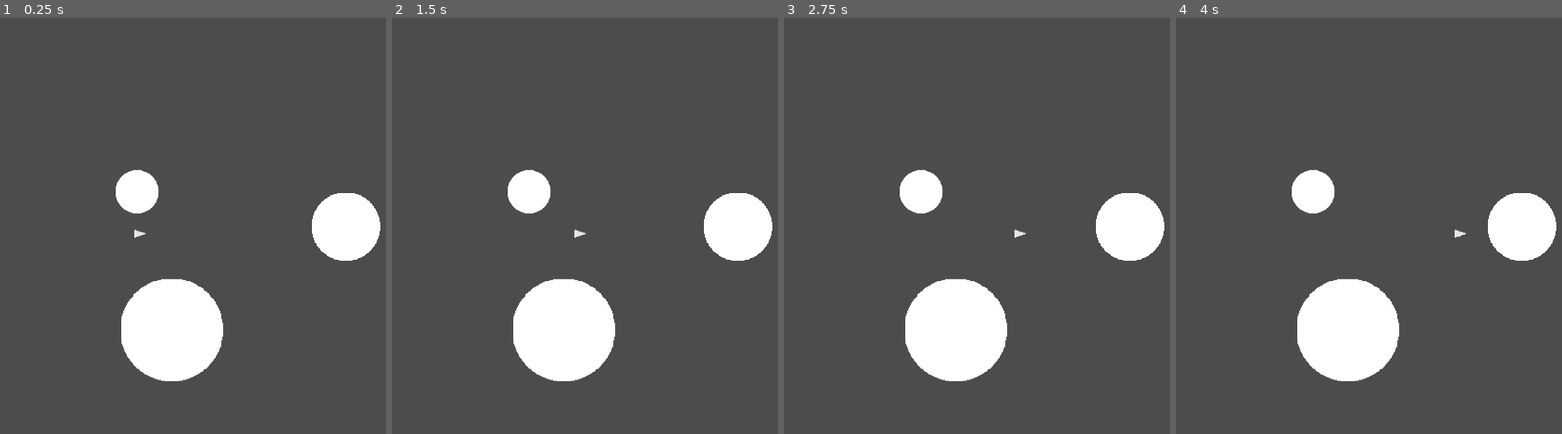
Above: before the commit, frames 1-4 (left to right).
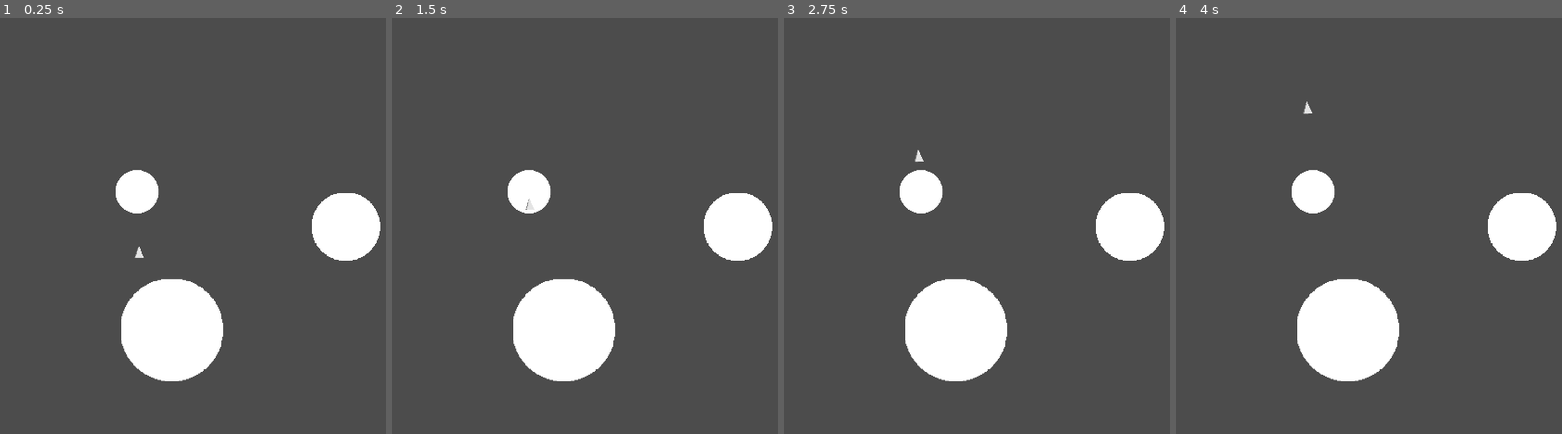
Above: after the commit, the same moments.

Repository: yimmit303/WGJ-149
Game: Godot game, scene res://Scenes/Boids/BoidTest.tscn
Same seed, same stepped clock (60 frames per second), same inputs: the game is played once before the commit and once after it. This scene is started directly instead of the project's main scene.
Inputs:
- Up to frame 1 (0.25 s): no input
- Up to frame 2 (1.5 s): tap Enter at 0.5 s
- Up to frame 3 (2.75 s): tap Space at 2 s
- Up to frame 4 (4 s): tap Enter at 2.75 s; tap Space at 3.5 s

The runs differ from the first frame. In frame 1, less than 0.1% of the frame differs, in the area x 34-38%, y 50-58%; in frame 2, less than 0.1%; in frame 3, less than 0.1%; in frame 4, less than 0.1%, in the area x 32-76%, y 20-53%.

Commit message:
Boids are turning

Diff:
--- a/Scenes/Boids/Boid.gd
+++ b/Scenes/Boids/Boid.gd
@@ -2,8 +2,11 @@
 
 
 var forward = Vector2(0, -1)
+var cur_angle = 90
 var speed = 100
 var turn_speed = 1
+
+var target_angle = 90
 
 
 # Called when the node enters the scene tree for the first time.
@@ -13,14 +16,27 @@
 
 # Called every frame. 'delta' is the elapsed time since the previous frame.
 func _process(delta):
-	if $RayCast2D.get_collider() != null:
-		rotate_self(90)
+	if $CollisionRay.get_collider() != null:
+		print("colliding!!!")
+		self.target_angle = get_new_angle()
+		rotate_self(cur_angle - target_angle)
 	self.translate(forward * speed * delta)
-
 
 func rotate_self(deg):
 	forward = forward.rotated(deg2rad(deg))
+	print(forward * 50)
+	$CollisionRay.cast_to = forward * 2
+	$TestingRay.cast_to = $CollisionRay.cast_to
 	self.rotation_degrees += deg
+	self.cur_angle += deg
+	self.cur_angle % 360
 
 func get_new_angle():
-	pass
+	var direction = 1
+	var test_angle = 1
+	while $TestingRay.get_collider() != null or abs(test_angle) > 90:
+		$TestingRay.cast_to = forward.rotated(deg2rad(test_angle))
+		direction *= -1
+		test_angle *= 1.5
+	print(self.target_angle + test_angle)
+	return self.target_angle + test_angle
--- a/Scenes/Boids/Boid.tscn
+++ b/Scenes/Boids/Boid.tscn
@@ -9,8 +9,11 @@
 [node name="BoidSprite" type="Sprite" parent="."]
 texture = ExtResource( 1 )
 
-[node name="RayCast2D" type="RayCast2D" parent="."]
+[node name="CollisionRay" type="RayCast2D" parent="."]
 enabled = true
 cast_to = Vector2( 0, -50 )
 collide_with_areas = true
 collide_with_bodies = false
+
+[node name="TestingRay" type="RayCast2D" parent="."]
+cast_to = Vector2( 0, -50 )
--- a/Scenes/Boids/BoidTest.tscn
+++ b/Scenes/Boids/BoidTest.tscn
@@ -1,8 +1,11 @@
-[gd_scene load_steps=5 format=2]
+[gd_scene load_steps=6 format=2]
 
 [ext_resource path="res://Scenes/Boids/ColliderSprite.png" type="Texture" id=1]
 [ext_resource path="res://Scenes/Boids/Boid.tscn" type="PackedScene" id=2]
 [ext_resource path="res://Scenes/Boids/BoidTest.gd" type="Script" id=3]
+
+[sub_resource type="RectangleShape2D" id=2]
+extents = Vector2( 63.7638, 978.944 )
 
 [sub_resource type="CircleShape2D" id=1]
 radius = 94.1795
@@ -12,6 +15,32 @@
 __meta__ = {
 "_edit_lock_": true
 }
+
+[node name="Wall" type="Area2D" parent="."]
+position = Vector2( -30.7399, 461.67 )
+
+[node name="CollisionShape2D" type="CollisionShape2D" parent="Wall"]
+position = Vector2( -37.763, 80.5611 )
+shape = SubResource( 2 )
+
+[node name="Wall2" type="Area2D" parent="."]
+position = Vector2( 2023.57, 474.258 )
+
+[node name="CollisionShape2D" type="CollisionShape2D" parent="Wall2"]
+position = Vector2( -37.763, 80.5611 )
+shape = SubResource( 2 )
+
+[node name="Wall3" type="Area2D" parent="."]
+position = Vector2( 1089.79, 1300.68 )
+rotation = 1.57001
+
+[node name="CollisionShape2D" type="CollisionShape2D" parent="Wall3"]
+position = Vector2( -158.336, 117.556 )
+shape = SubResource( 2 )
+
+[node name="CollisionShape2D2" type="CollisionShape2D" parent="Wall3"]
+position = Vector2( -1366.04, 141.839 )
+shape = SubResource( 2 )
 
 [node name="Collider1" type="Area2D" parent="."]
 position = Vector2( 1112.22, 542.231 )
@@ -50,4 +79,4 @@
 current = true
 
 [node name="Boid" parent="." instance=ExtResource( 2 )]
-position = Vector2( 575.814, 582.985 )
+position = Vector2( 574.753, 631.535 )
